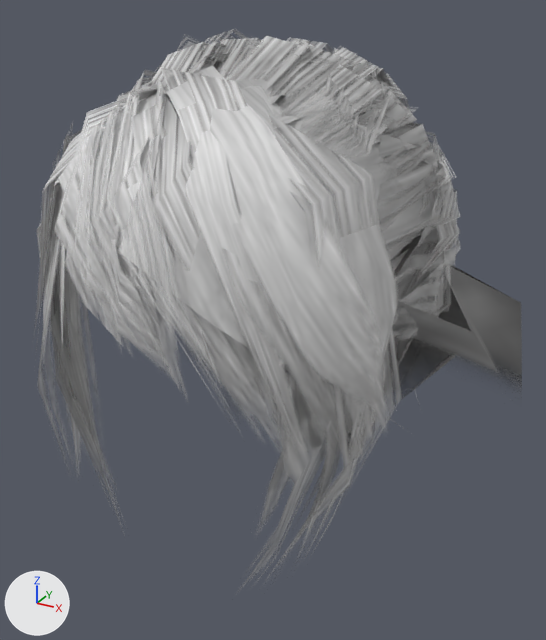
An edit to the glTF model public/models/doll/hair-side-fringe-lo.glb, drawn before and after from the same camera.
Before and after are seen from a camera (50 mm lens) standing at (0.187, -0.371, 1.701) and looking at (-0.012, -0.008, 1.52). The axes (+X, +Y, +Z) are drawn at lower left. The lights are the same throughout. The picture after the commit comes second. Vertices at exactly the same position are counted once.

In view in the first picture: 'Hair_side-fringe'.
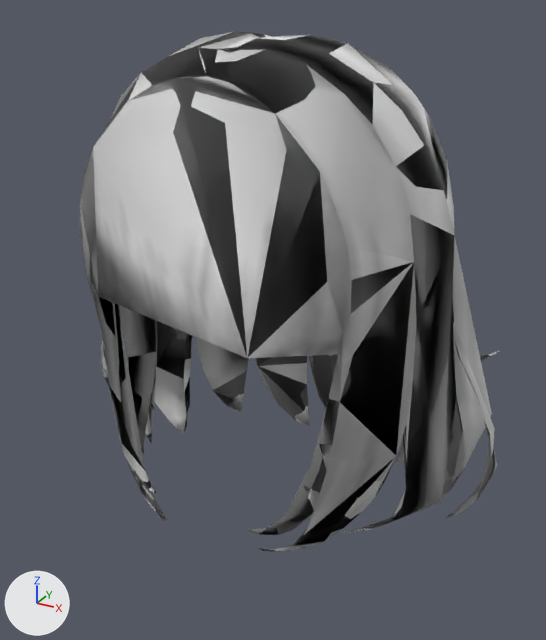
Where the change shows, as pixel boxes (x1, y1, x2, y2) in the pictures (546 x 640 px):
'Hair_side-fringe', surface changed, reshaped (14% narrower)
    before: (36, 29, 522, 579)
    after: (80, 32, 499, 552)
part 1 of me_hair_side_fringe, rebuilt
    before: (91, 264, 522, 394)
    after: (80, 32, 499, 552)
part 2 of me_hair_side_fringe, added
    after: (446, 311, 497, 518)
part 3 of me_hair_side_fringe, added (mostly hidden)
    after: (101, 341, 109, 386)
part 4 of me_hair_side_fringe, deleted
    before: (36, 29, 461, 579)

The change, as a list of edits to the scene's bpy script:
```text
Add img_hair_08:
    img_hair_08 = load_image('hair_08', '_unpacked/hair_08', 128, 128, 'sRGB')
Change mat_hair_side_fringe:
    where n5 = _N.new('ShaderNodeTexImage'); n5.name = 'Image Texture'
    n5.image: img_hair_side_fringe -> img_hair_08
Change me_hair_side_fringe:
    used by ob_hair_side_fringe; location = (0.0, 0.0, 0.0)
    remove me_hair_side_fringe.from_pydata(...)  # 2073 vertices, 1299 faces; spans x -0.146..0.139, y -0.166..0.144, z 1.327..1.683
    add me_hair_side_fringe.from_pydata(...)  # 512 vertices, 1556 faces; spans x -0.128..0.129, y -0.129..0.067, z 1.423..1.682
    me_hair_side_fringe part 1: the loose piece of 29 vertices spanning x -0.146..0.139, y -0.121..0.049, z 1.399..1.625 is rebuilt with 457 vertices and now spans x -0.109..0.12, y -0.129..0.067, z 1.423..1.682, in mat_hair_side_fringe
    me_hair_side_fringe part 2: a new loose piece of 28 vertices spanning x 0.101..0.129, y -0.036..-0.017, z 1.435..1.564, in mat_hair_side_fringe
    me_hair_side_fringe part 3: a new loose piece of 27 vertices spanning x -0.128..-0.094, y -0.035..-0.022, z 1.434..1.594, in mat_hair_side_fringe
    me_hair_side_fringe part 4: 384 loose pieces with 2044 vertices, spanning x -0.102..0.106, y -0.166..0.144, z 1.327..1.683, are deleted
    remove me_hair_side_fringe.materials.append(mat_hair_side_fringe_cap)
```
